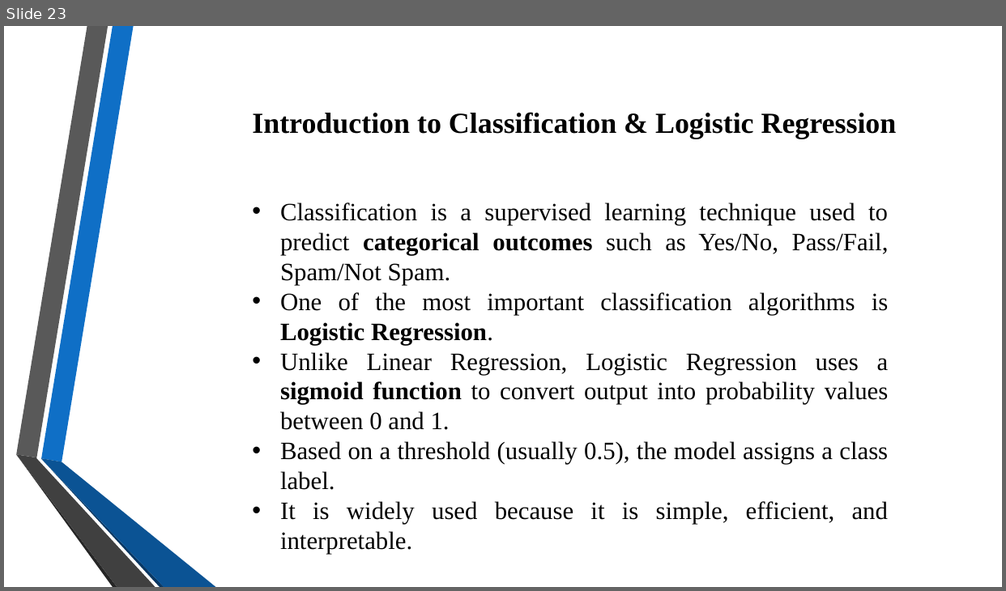
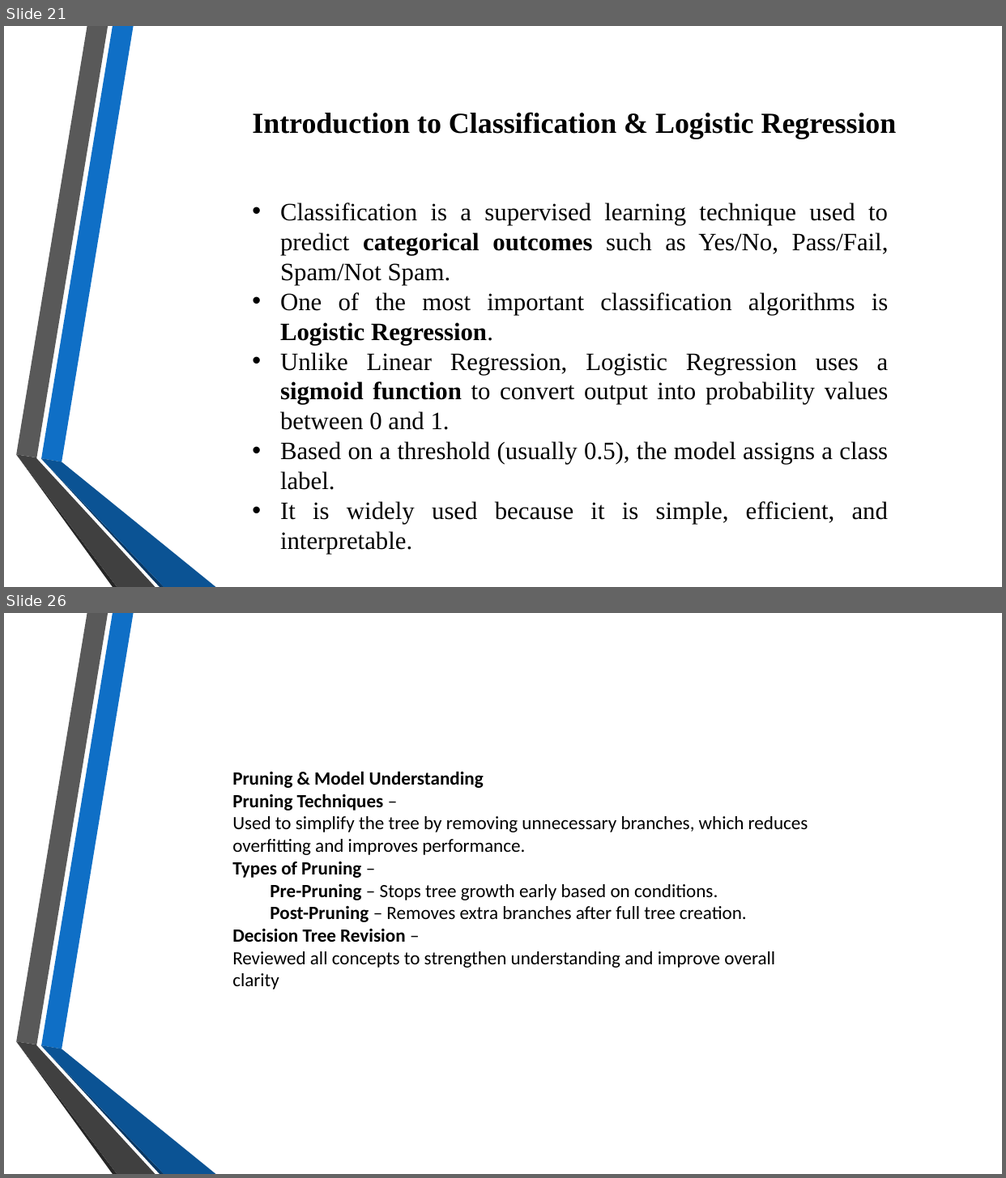
Before and after one commit to VaishnaviJadhav350/intern, a slide deck: Presentation 1 to 8.pptx. Shown one above the other, each under a label of ours: slide 23 before the commit, slides 21 and 26 after it; the slides between them are not shown. The pictures are 1006x591 and 1006x1178 pixels, drawn with LibreOffice and Linux fonts; fonts in the diff are those of the drawing; background and template pictures are left out. Boxes give left, top, right and bottom in pixels: in the first picture for what was removed or moved away, otherwise in the second. Text is boxed around its words. In the diff, an @@ line names an element or a change of style, - is before the commit and + after.

```diff
--- a/Presentation 1 to 8.pptx
+++ b/Presentation 1 to 8.pptx
@@ slide 26 added at [4, 613, 1002, 1174], background picture (left out); not listed: 6 template elements that a slide beside it also shows @@
@@ text added at [232, 771, 808, 990], 18 pt, text #000000 @@
+Pruning & Model Understanding
+Pruning Techniques –
+Used to simplify the tree by removing unnecessary branches, which reduces overfitting and improves performance.
+Types of Pruning –
+  Pre-Pruning – Stops tree growth early based on conditions.
+  Post-Pruning – Removes extra branches after full tree creation.
+Decision Tree Revision –
+Reviewed all concepts to strengthen understanding and improve overall clarity
@@ what was slide 23 is now slide 21 @@
```
Also in this commit, not shown: 2 slides changed, 12 other slides added, 6 slides removed, 6 other files.
